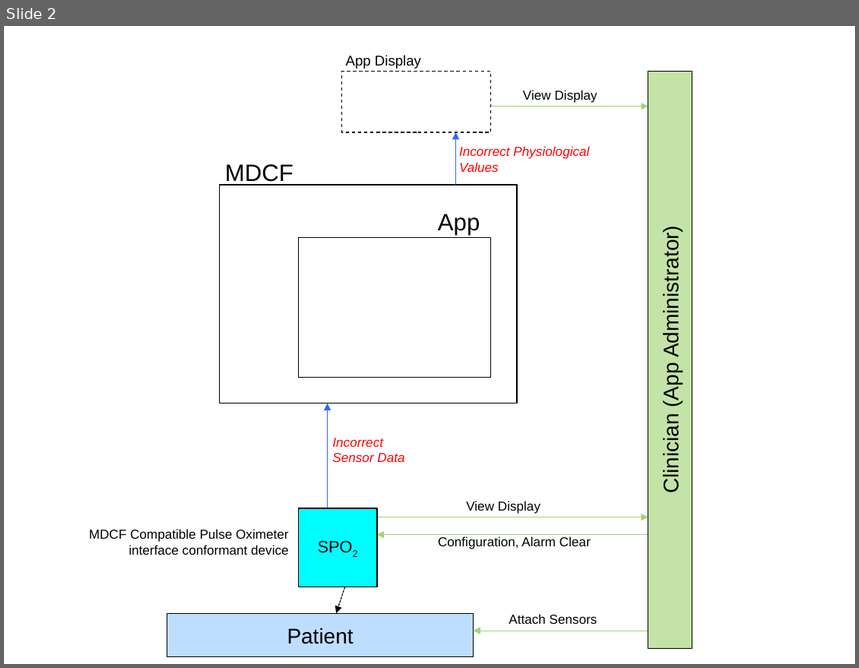
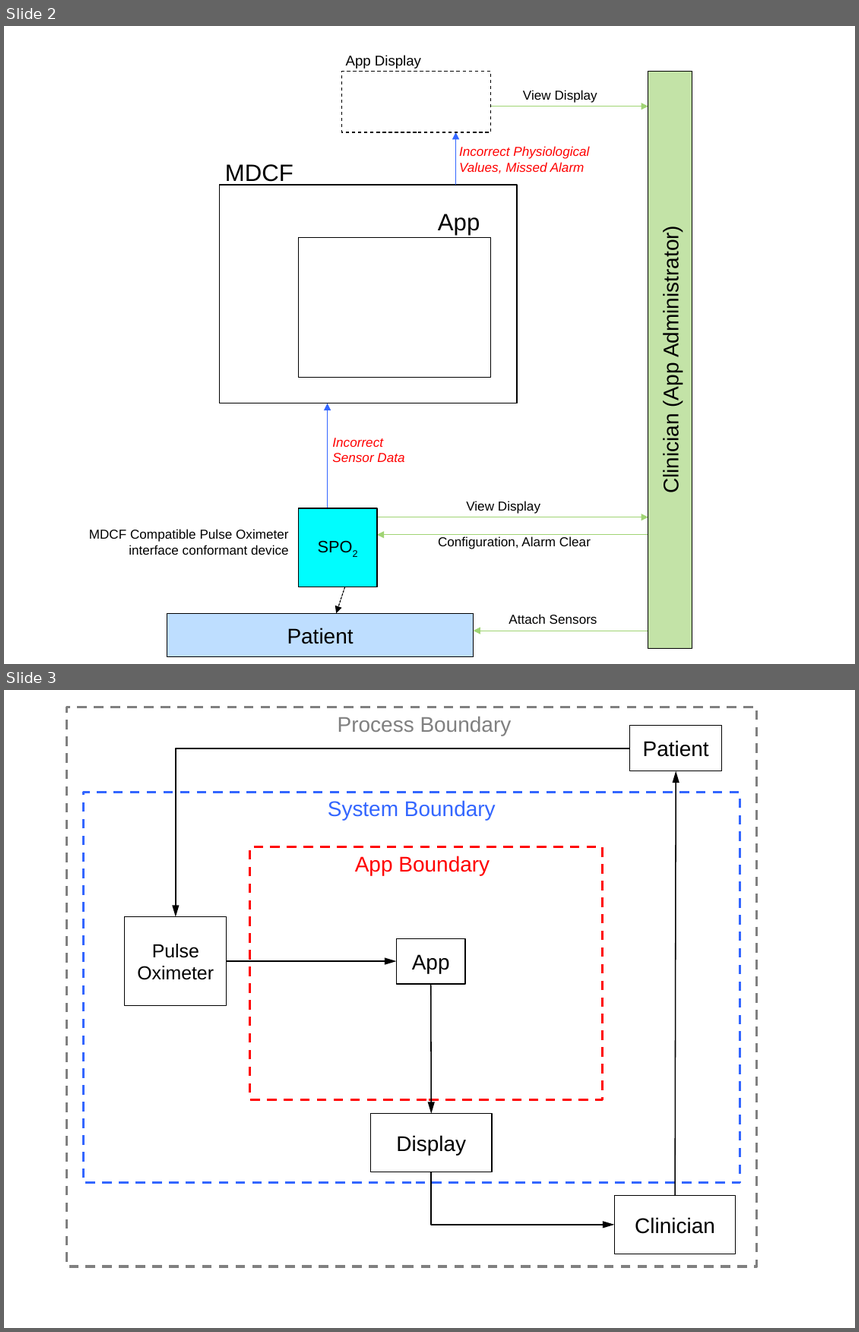
Before and after one commit to santoslab/aadl-translator, a slide deck: mdcf-architect-documentation/src/site/sphinx/_originals/app-overview.pptx. Shown one above the other, each under a label of ours: slide 2 before the commit, slides 2 and 3 after it. The pictures are 859x668 and 859x1332 pixels, drawn with LibreOffice and Linux fonts; fonts in the diff are those of the drawing. Boxes give left, top, right and bottom in pixels: in the first picture for what was removed or moved away, otherwise in the second. Text is boxed around its words. In the diff, an @@ line names an element or a change of style, - is before the commit and + after.

```diff
--- a/mdcf-architect-documentation/src/site/sphinx/_originals/app-overview.pptx
+++ b/mdcf-architect-documentation/src/site/sphinx/_originals/app-overview.pptx
@@ slide 3 added at box(4, 690, 855, 1328), background #FFFFFF @@
@@ rectangle added at box(66, 707, 756, 1267), outline #808080 2 pt dashed @@
@@ text added at box(338, 717, 512, 736), 18 pt, text #808080 @@
+Process Boundary
@@ rectangle added at box(629, 726, 721, 771), outline #000000 0.75 pt, 18 pt, text #000000 @@
+Patient
@@ elbow arrow added from (629, 749) to (176, 917), #000000 1 pt @@
@@ arrow added from (676, 1195) to (676, 771), #000000 1 pt @@
@@ rectangle added at box(83, 792, 740, 1182), outline #3366FF 2 pt dashed @@
@@ text added at box(328, 800, 496, 820), 18 pt, text #3366FF @@
+System Boundary
@@ rectangle added at box(250, 847, 602, 1100), outline #FF0000 2 pt dashed @@
@@ text added at box(355, 856, 490, 875), 18 pt, text #FF0000 @@
+App Boundary
@@ rectangle added at box(125, 917, 227, 1006), outline #000000 0.75 pt, 16 pt, text #000000 @@
+Pulse Oximeter
@@ rectangle added at box(396, 939, 465, 983), outline #000000 0.75 pt, 18 pt, text #000000 @@
+App
@@ arrow added from (227, 961) to (396, 961), #000000 1 pt @@
@@ arrow added from (431, 985) to (431, 1114), #000000 1 pt @@
@@ rectangle added at box(371, 1114, 492, 1172), outline #000000 0.75 pt, 18 pt, text #000000 @@
+Display
@@ elbow arrow added from (431, 1172) to (614, 1225), #000000 1 pt @@
@@ rectangle added at box(614, 1195, 735, 1253), outline #000000 0.75 pt, 18 pt, text #000000 @@
+Clinician
@@ slide 2 changed as well @@
@@ text at box(459, 146, 589, 174): text changed @@
-Incorrect Physiological Values
+Incorrect Physiological Values, Missed Alarm
```
Also in this commit, not shown: 1 other slide changed, 1 other slide added, 12 other files.
